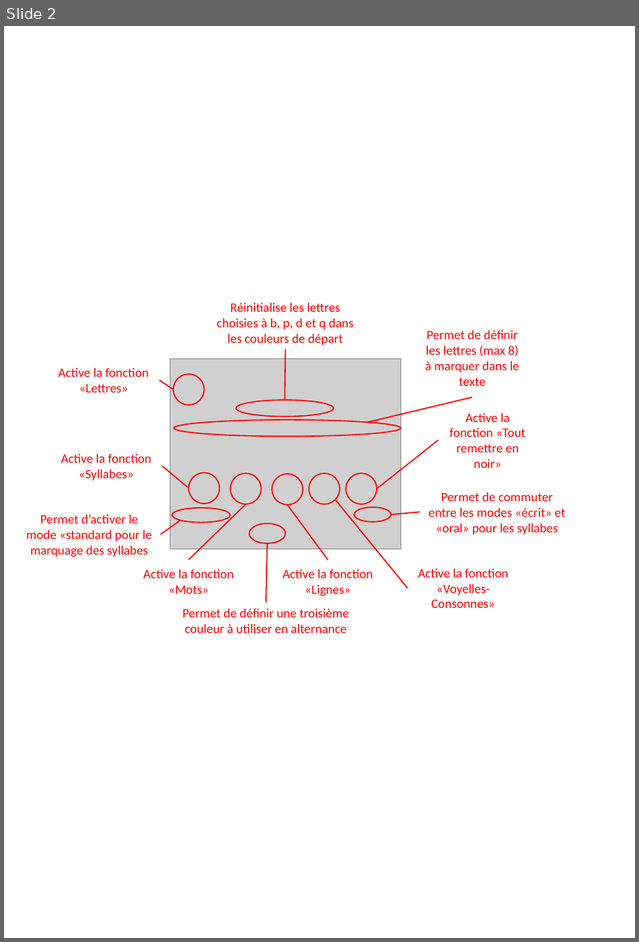
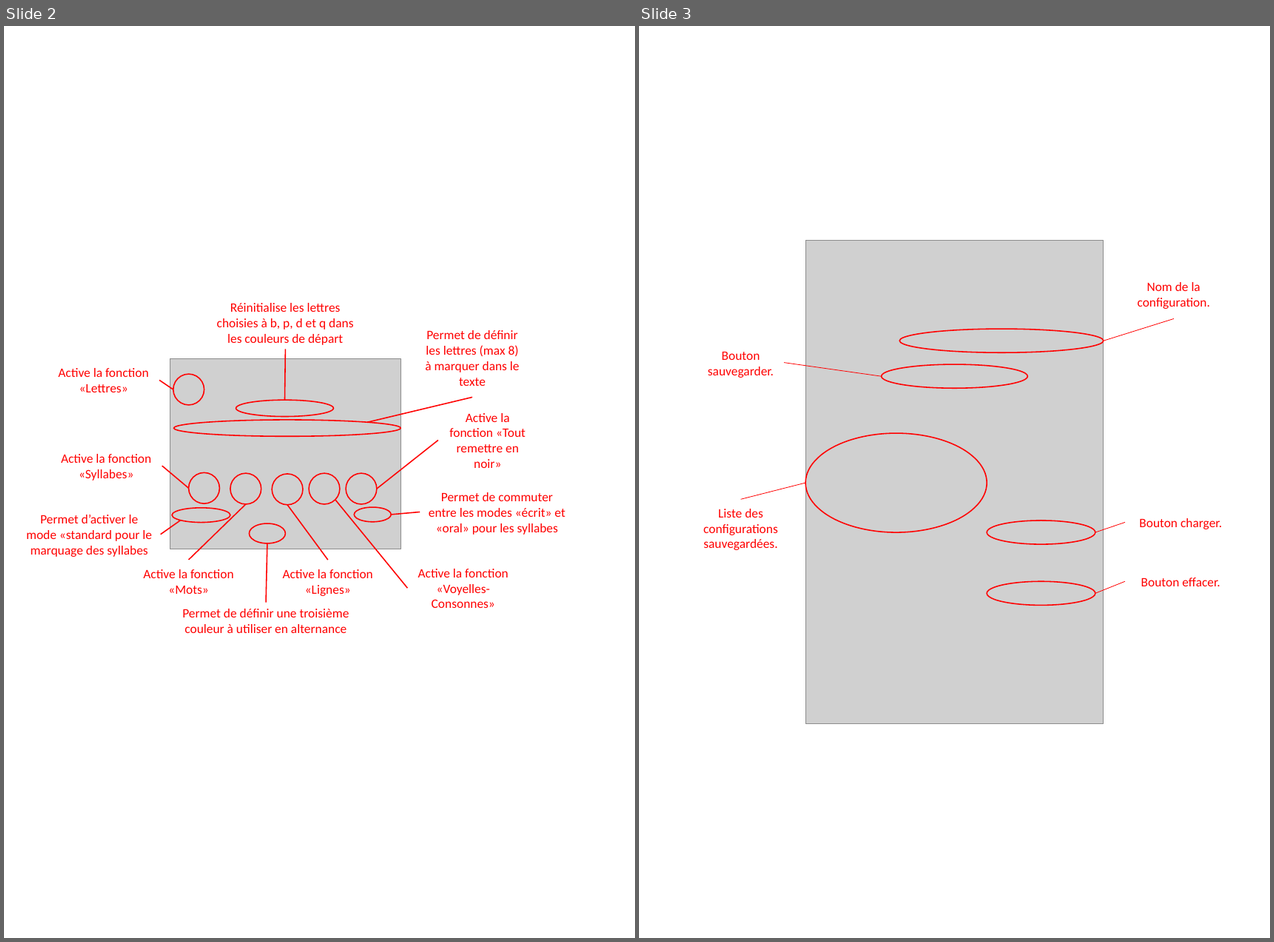
Before and after one commit to paColor/Colorization, a slide deck: Doc/Manuels/Panneau config.pptx. Shown side by side, each under a label of ours: slide 2 before the commit, slides 2 and 3 after it. The pictures are 639x942 and 1274x942 pixels, drawn with LibreOffice and Linux fonts; fonts in the diff are those of the drawing; grey boxes stand for pictures. Boxes give left, top, right and bottom in pixels: in the first picture for what was removed or moved away, otherwise in the second. Text is boxed around its words. In the diff, an @@ line names an element or a change of style, - is before the commit and + after.

```diff
--- a/Doc/Manuels/Panneau config.pptx
+++ b/Doc/Manuels/Panneau config.pptx
@@ slide 3 added at [639, 26, 1270, 938], background #FFFFFF @@
@@ picture added at [805, 240, 1104, 724] @@
@@ text added at [1138, 282, 1210, 309], 11 pt, text #FF0000 @@
+Nom de la configuration.
@@ ellipse added at [900, 329, 1104, 352], outline #FF0000 1 pt @@
@@ line added from (1104, 340) to (1174, 319), #FF0000 0.5 pt @@
@@ text added at [708, 352, 774, 378], 11 pt, text #FF0000 @@
+Bouton sauvegarder.
@@ line added from (784, 363) to (882, 376), #FF0000 0.5 pt @@
@@ ellipse added at [882, 364, 1027, 388], outline #FF0000 1 pt @@
@@ ellipse added at [805, 433, 987, 533], outline #FF0000 1 pt @@
@@ line added from (805, 483) to (741, 499), #FF0000 0.5 pt @@
@@ text added at [703, 508, 778, 550], 11 pt, text #FF0000 @@
+Liste des configurations sauvegardées.
@@ ellipse added at [987, 520, 1095, 543], outline #FF0000 1 pt @@
@@ line added from (1095, 533) to (1125, 523), #FF0000 0.5 pt @@
@@ text added at [1139, 518, 1222, 529], 11 pt, text #FF0000 @@
+Bouton charger.
@@ text added at [1141, 577, 1220, 586], 11 pt, text #FF0000 @@
+Bouton effacer.
@@ ellipse added at [987, 582, 1095, 605], outline #FF0000 1 pt @@
@@ line added from (1095, 594) to (1125, 582), #FF0000 0.5 pt @@
```
Also in this commit, not shown: 1 slide changed, 54 other files.
